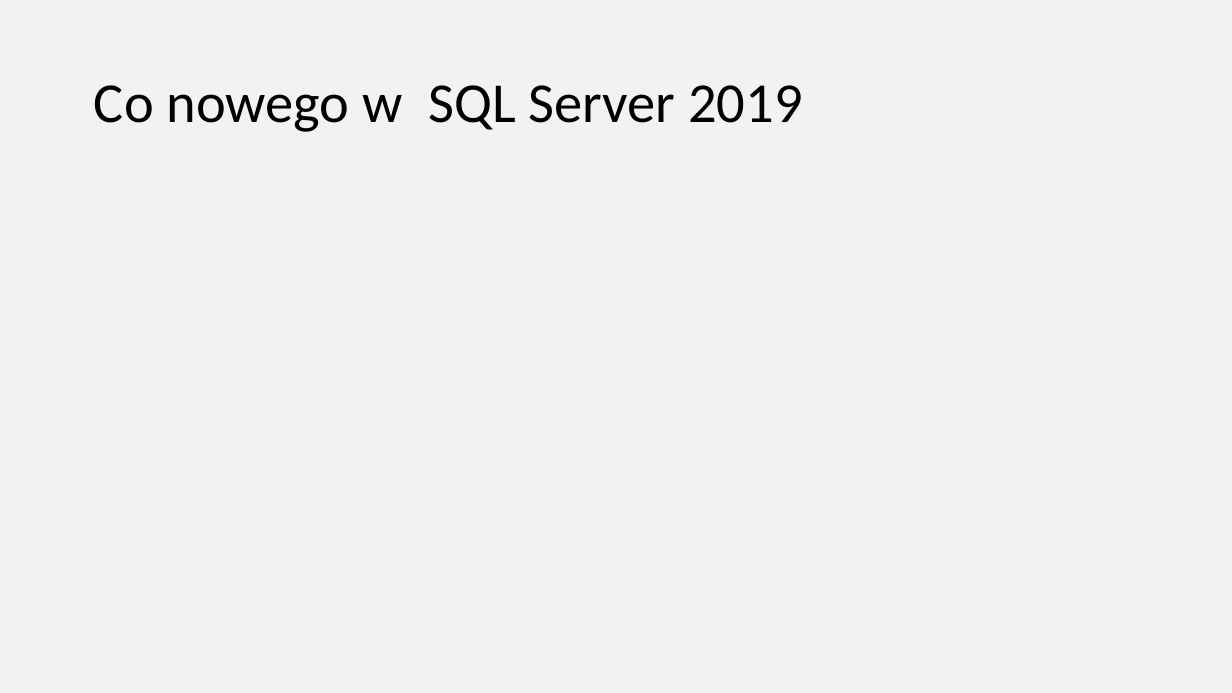
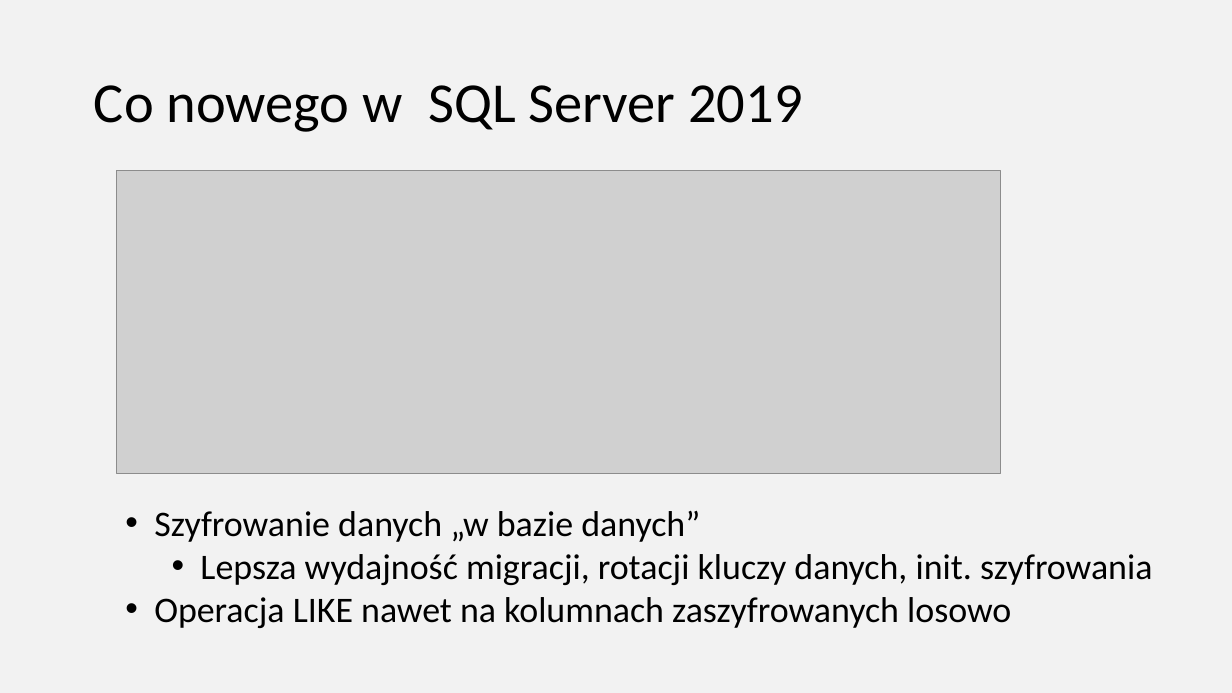
Before and after one commit to sglogowski/fake-mobile-carrier, a slide deck: slide 17 of presentation/Zabezpiecz swoje dane na przykładzie SQL Server Always Encrypted.pptx (slide 16 before the commit). Drawn at 1232x693 pixels with LibreOffice and Linux fonts; fonts in the diff are those of the drawing; grey boxes stand for pictures. Boxes give left, top, right and bottom in pixels: in the first picture for what was removed or moved away, otherwise in the second. Text is boxed around its words. In the diff, an @@ line names an element or a change of style, - is before the commit and + after.

```diff
--- a/presentation/Zabezpiecz swoje dane na przykładzie SQL Server Always Encrypted.pptx
+++ b/presentation/Zabezpiecz swoje dane na przykładzie SQL Server Always Encrypted.pptx
@@ picture added at <box>116,171,1001,473</box> @@
@@ text added at <box>154,510,1152,628</box>, 28 pt, text #000000 @@
+• Szyfrowanie danych „w bazie danych”
+  • Lepsza wydajność migracji, rotacji kluczy danych, init. szyfrowania
+• Operacja LIKE nawet na kolumnach zaszyfrowanych losowo
```
Also in this commit, not shown: 5 other slides changed, 1 slide added, 1 other file.
